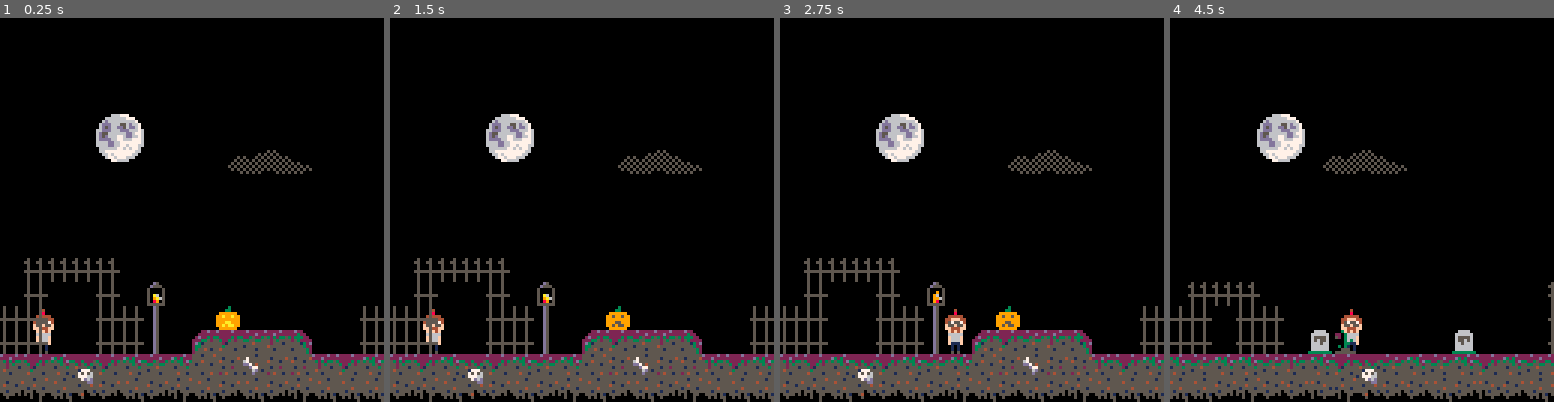
Above: before the commit, frames 1-4 (left to right).
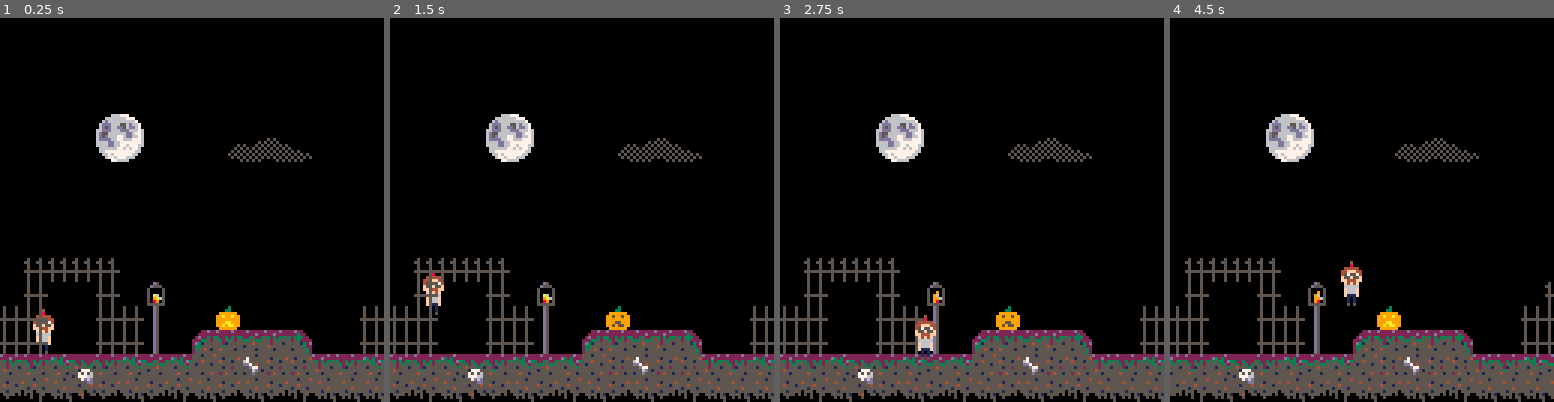
Above: after the commit, the same moments.

Repository: kallanreed/pico8_games
Game: PICO-8 cartridge grave.p8
Same seed, same stepped clock (60 frames per second), same inputs: the game is played once before the commit and once after it.
Inputs:
- Up to frame 1 (0.25 s): no input
- Up to frame 2 (1.5 s): tap X (X key) at 0.33, 1.07 s
- Up to frame 3 (2.75 s): hold Right 1.6-2.1 s; tap X (X key) at 1.85 s; hold Up 2.15-2.42 s; hold Right from 2.47 s (still down)
- Up to frame 4 (4.5 s): tap X (X key) at 2.97, 4.08 s; release Right at 3.03 s; hold Left 3.08-3.58 s; hold Down 3.63-3.97 s; hold Right from 4.02 s (still down)

The runs differ from the first frame. In frame 1, 0.7% of the frame differs, in the area x 8-91%, y 31-91%; in frame 2, 1.3%; in frame 3, 1.5%; in frame 4, 13%, in the area x 0-100%, y 25-100%.

Commit message:
starting physics

Diff:
--- a/grave.p8
+++ b/grave.p8
@@ -39,56 +39,23 @@
  }
 end
 
-me={}
-me.x=8
-me.y=96
-me.fx=f
-me.frms={1,2,3}
-me.frm=1
-me.step=0
-me.stopped=t
-me.frame=function(self) return self.frms[self.frm] end
-me.ani=function(self,stopped)
- if (stopped) then
-  self.frm=self.frms[1]
-  self.step=0
-  self.stopped=t
- else
-  if (self.stopped) then
-  	self.stopped=f
-  	self.frm=2
-  end
-	 self.step+=1
-	 if (self.step%4==0) then
-	 	self.step=0
-	 	self.frm+=1
-	 	sfx(8)
-  end
-  if (self.frm>#self.frms) then
-    self.frm=2
-  end
-	end
-end
-
 function _init()
  plr={
-  sp=1,
-  w=8,
-  h=16,
-  x=10,
-  y=96,
-  flp=f,
-  dx=0,
-  dy=0,
+  sp=1, w=8, h=16,
+  x=10, y=96,flp=f,
+  dx=0, dy=0,
+  max_dx=2, max_dy=3,
+		acc=0.5, jump=3,
+  grav=0.3, frct=0.7,
  }
 
  drawable={}
  add(drawable, fixed(37,32,32,2,2,.98))
 
- add(drawable, fixed(40,74,44,1,1,.8))
- add(drawable, fixed(41,80,44,1,1,.8))
- add(drawable, fixed(42,88,44,1,1,.8))
- add(drawable, fixed(43,96,44,1,1,.8))
+ add(drawable, fixed(40,74,40,1,1,.8))
+ add(drawable, fixed(41,80,40,1,1,.8))
+ add(drawable, fixed(42,88,40,1,1,.8))
+ add(drawable, fixed(43,96,40,1,1,.8))
 
  add(drawable, blink(6,11,.20))
  add(drawable, blink(9,12))
@@ -99,37 +66,42 @@
 -->8
 -- update
 
+function clamp(val,max_v)
+	return mid(-max_v,val,max_v)
+end
+
 function player_update()
  if(btn(⬅️)) then
-  plr.dx-=.1;
+  plr.dx-=plr.acc
+  plr.flp=t
  elseif(btn(➡️)) then
-  plr.dx+=.1;
+  plr.dx+=plr.acc
+  plr.flp=f
  end
 
- plr.x+=plr.dx;
- plr.y+=plr.dy;
-
-	if (plr.x<map_min) plr.x=0
-
- --if(btn(⬆️)) then
- -- me.y-=1
- -- me:ani(f)
- --elseif(btn(⬇️)) then
- -- me.y+=1
- -- me:ani(f)
- --if(btn(⬅️)) then
- -- me.x-=1
- -- me.fx=t
- -- me:ani(f)
- --elseif(btn(➡️)) then
- -- me.x+=1
- -- me.fx=f
- -- me:ani(f)
- --elseif(btnp(❎)) then
- -- sfx(9)
- --else
- -- me:ani(t)
- --end
+ if btnp(❎) and plr.dy<.1 then
+  plr.dy-=plr.jump
+ end
+
+ plr.dx=clamp(plr.dx,plr.max_dx)
+ plr.dy=clamp(plr.dy,plr.max_dy)
+
+ plr.x+=plr.dx
+ plr.y+=plr.dy
+
+ plr.dx*=plr.frct
+ plr.dy+=plr.grav
+
+
+ if collide(plr,⬇️,0) then
+  plr.dy=0
+ end
+
+	if plr.x<map_min then
+	 plr.x=map_min
+	 plr.dx=0
+	end
+
 end
 
 function _update()
@@ -164,6 +136,31 @@
 
 	-- draw foreground
 	map(0,0,0,0,128,32,2)
+end
+-->8
+-- collision
+
+function collide(obj,dir,flag)
+ local x=obj.x local y=obj.y
+ local w=obj.w local h=obj.h
+ local x1=0 local y1=0
+ local x2=0 local y2=0
+ -- need better test for
+ -- larger sprites
+ if dir==⬇️ then
+  x1=x   y1=y+h
+  x2=x+w y2=y1
+ end
+
+ x1/=8 y1/=8 x2/=8 y2/=8
+
+ if fget(mget(x1,y1),flag)
+ or fget(mget(x1,y2),flag)
+ or fget(mget(x1,y1),flag)
+ or fget(mget(x2,y2),flag)
+ then return true end
+
+ return false
 end
 __gfx__
 00000000000000000000000000000000000000000000000000000000000000000000000000000000000000000000000000000000000000000000000000000000
@@ -200,8 +197,8 @@
 00000000055555503333333305555550055555500000077666600000005555000000000000000000000000000000000000000000000000000000000000000000
 d2222d2222d2222222222d22d2222d2200022d2222d2200000000000000000000000000000000000000000000000000000000000000000000000000000000000
 222d222222222d222d32322222222222002222222223220000000000000000000000000000000000000000000000000000000000000000000000000000000000
-5323233532235223535332d33222232302d223233233322000000000000000000000000000000000000000000000000000000000000000000000000000000000
-55253555533553355555352553223525222335255253222200000000000000000000000000000000000000000000000000000000000000000000000000000000
+5323233532235223535332d33223232302d223233233322000000000000000000000000000000000000000000000000000000000000000000000000000000000
+55253555533553355555352553253525222335255253222200000000000000000000000000000000000000000000000000000000000000000000000000000000
 552555155555455555155535552155552d3155555555132d00000000000000000000000000000000000000000000000000000000000000000000000000000000
 54555555515555555555555555355555233555555555532200000000000000000000000000000000000000000000000000000000000000000000000000000000
 55515555555551555554551554555515235545155155553200000000000000000000000000000000000000000000000000000000000000000000000000000000
@@ -353,7 +350,7 @@
 
 
 __gff__
-0000000000000000000000000000000000000000000000000000000000000000000202000000000000000000000000000000000000000000000000000000000000000000000000000000000000000000000000000002000000000000000000000000000000020000000000000000000000000000000000000000000000000000
+0000000000000000000000000000000000000000000000000000000000000000000202000000000000000000000000000000000000000000000000000000000001010101010100000000000000000000010101010102000000000000000000000000000000020000000000000000000000000000000000000000000000000000
 0000000000000000000000000000000000000000000000000000000000000000000000000000000000000000000000000000000000000000000000000000000000000000000000000000000000000000000000000000000000000000000000000000000000000000000000000000000000000000000000000000000000000000
 __map__
 0000000000000000000000000000000000000000000000000000000000000000000000000000000000000000000000000000000000000000000000000000000000000000000000000000000000000000000000000000000000000000000000000000000000000000000000000000000000000000000000000000000000000000
@@ -367,25 +364,25 @@
 0000000000000000000000000000000000000000000000000000000000000000000000000000000000000000000000000000000000000000000000000000000000000000000000000000000000000000000000000000000000000000000000000000000000000000000000000000000000000000000000000000000000000000
 0000000000000000000000000000000000000000000000000000000000000000000000000000000000000000000000000000000000000000000000000000000000000000000000000000000000000000000000000000000000000000000000000000000000000000000000000000000000000000000000000000000000000000
 0055555555000000000000000000000000000000000000000000000000000000000000000000000000000000000000000000000000000000000000000000000000000000000000000000000000000000000000000000000000000000000000000000000000000000000000000000000000000000000000000000000000000000
-0065000066003300000000000000000055555500000000000000000000000055550000000000000000000000000000555500000000000000000000000000005500000000000000000000000000000000000000000000000000000000000000000000000000000000000000000000000000000000000000000000000000000000
-6565000066662700002300000000006565006666000000000000000000000065650000000000000000000000000000656500000000000000000000000000006500000000000000000000000000000000000000000000000000000000000000000000000000000000000000000000000000000000000000000000000000000000
-6565000066662700444341404500006565006666002221000000003200000065650000000000000000000000000000656500000000000000000000000000006500000000000000000000000000000000000000000000000000000000000000000000000000000000000000000000000000000000000000000000000000000000
-4043425443424142525051505040434241424241404243544142414243424143414042414042435441434142404241430000000000000000000000000000000000000000000000000000000000000000000000000000000000000000000000000000000000000000000000000000000000000000000000000000000000000000
-6062616460616062616061606261616161606260606362646060616063606160616062606063626460606160636061600000000000000000000000000000000000000000000000000000000000000000000000000000000000000000000000000000000000000000000000000000000000000000000000000000000000000000
-…(17 lines of a section not shown)…
+0065000066003300000000000000000055555500000000000000000000000055550000000000000044414045000000555500000000000000000000000000005500000000000000000000000000000000000000000000000000000000000000000000000000000000000000000000000000000000000000000000000000000000
+6565000066662700002300000000006565006666000000000000000000000065650000000000004450505350450000656500000000000000000000000000006500000000000000000000000000000000000000000000000000000000000000000000000000000000000000000000000000000000000000000000000000000000
+6565000066662700444341404500006565006666002221000000003200000065650000000000445252515050524500656500000000000000000000000000006500000000000000000000000000000000000000000000000000000000000000000000000000000000000000000000000000000000000000000000000000000000
+4043425443424142525051505040434241424241404243544142414243424143414042414042525050505250525041430000000000000000000000000000000000000000000000000000000000000000000000000000000000000000000000000000000000000000000000000000000000000000000000000000000000000000
+6062616460616062616061606261616161606260606362646060616063606160616062606063626060626160636061600000000000000000000000000000000000000000000000000000000000000000000000000000000000000000000000000000000000000000000000000000000000000000000000000000000000000000
+…(17 lines of a section not shown)…
